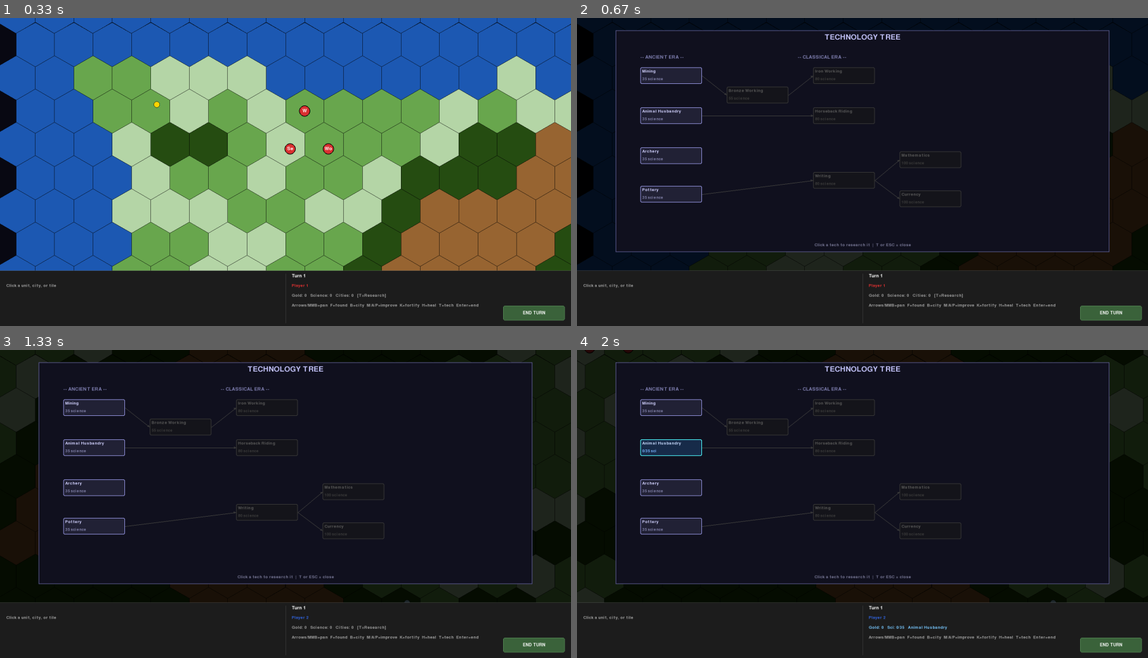
Above: before the commit, frames 1-4 (two rows, left to right).
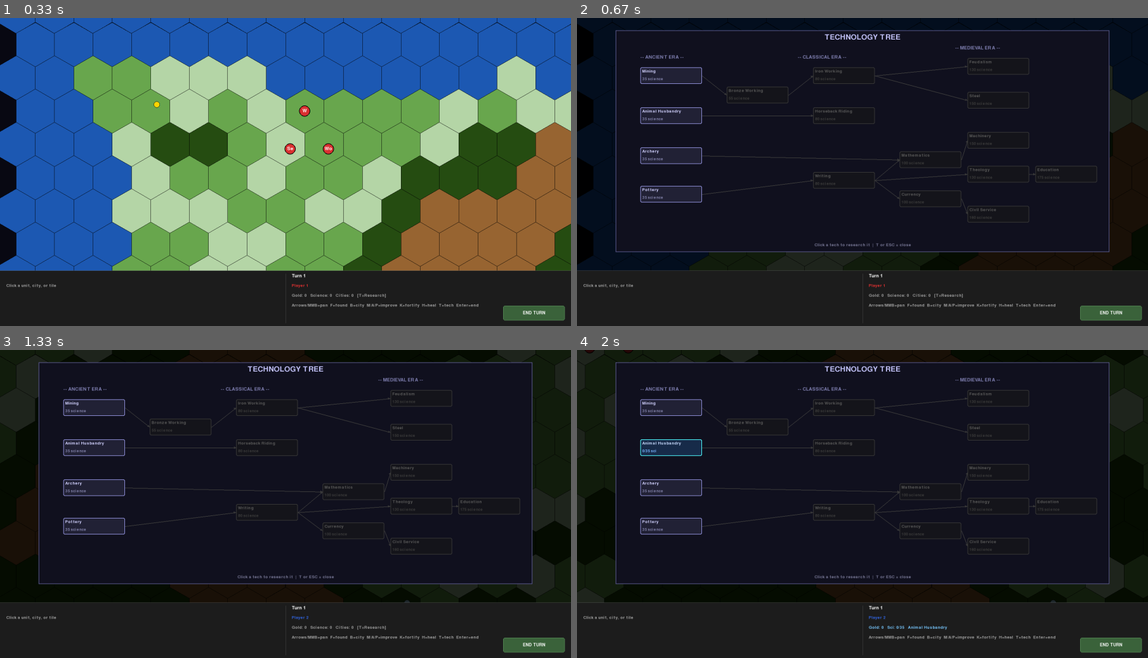
Above: after the commit, the same moments.

Repository: lorand77/civ_lite
Game: pygame game, started from civ_lite_py/main.py
Same seed, same stepped clock (60 frames per second), same inputs: the game is played once before the commit and once after it.
Inputs:
- Up to frame 1 (0.33 s): no input
- Up to frame 2 (0.67 s): tap T at 0.33 s
- Up to frame 3 (1.33 s): tap Enter at 0.67 s; click "Player 2" at 1.05 s
- Up to frame 4 (2 s): hold Right 1.33-1.8 s; click "Animal Husbandry" at 1.88 s

Frame 1 is identical in both runs. In frame 2, 0.6% of the frame differs, in the area x 21-92%, y 9-67%; in frame 3, 0.6%; in frame 4, 0.6%.

Commit message:
medieval era

Diff:
--- a/civ_lite_py/civ_game/data/buildings.py
+++ b/civ_lite_py/civ_game/data/buildings.py
@@ -24,4 +24,25 @@
         "name": "Forge", "prod_cost": 120, "requires_tech": "iron_working",
         "effects": {"prod_bonus_hills": 1}, "maintenance": 1,
     },
+    # Medieval Era
+    "castle": {
+        "name": "Castle", "prod_cost": 130, "requires_tech": "feudalism",
+        "effects": {"gold_per_turn": 1, "culture_per_turn": 3},
+        "maintenance": 2,
+    },
+    "cathedral": {
+        "name": "Cathedral", "prod_cost": 120, "requires_tech": "theology",
+        "effects": {"culture_per_turn": 4, "food_per_turn": 1},
+        "maintenance": 2,
+    },
+    "university": {
+        "name": "University", "prod_cost": 160, "requires_tech": "education",
+        "effects": {"science_per_turn": 4},
+        "maintenance": 2,
+    },
+    "bank": {
+        "name": "Bank", "prod_cost": 140, "requires_tech": "civil_service",
+        "effects": {"gold_per_turn": 3},
+        "maintenance": 0,
+    },
 }
--- a/civ_lite_py/civ_game/data/techs.py
+++ b/civ_lite_py/civ_game/data/techs.py
@@ -85,7 +85,7 @@
         "name": "Mathematics",
         "era": "classical",
         "science_cost": 100,
-        "prerequisites": ["writing"],
+        "prerequisites": ["writing", "archery"],
         "unlocks_units": ["catapult"],
         "unlocks_buildings": [],
         "unlocks_improvements": [],
@@ -101,4 +101,65 @@
         "unlocks_improvements": [],
         "reveals_resources": [],
     },
+    # Medieval Era
+    "feudalism": {
+        "name": "Feudalism",
+        "era": "medieval",
+        "science_cost": 130,
+        "prerequisites": ["iron_working"],
+        "unlocks_units": ["pikeman"],
+        "unlocks_buildings": ["castle"],
+        "unlocks_improvements": [],
+        "reveals_resources": [],
+    },
+    "steel": {
+        "name": "Steel",
+        "era": "medieval",
+        "science_cost": 150,
+        "prerequisites": ["iron_working"],
+        "unlocks_units": ["longswordsman", "knight"],
+        "unlocks_buildings": [],
+        "unlocks_improvements": [],
+        "reveals_resources": [],
+    },
+    "machinery": {
+        "name": "Machinery",
+        "era": "medieval",
+        "science_cost": 150,
+        "prerequisites": ["mathematics"],
+        "unlocks_units": ["crossbowman", "trebuchet"],
+        "unlocks_buildings": [],
+        "unlocks_improvements": [],
+        "reveals_resources": [],
+    },
+    "theology": {
+        "name": "Theology",
+        "era": "medieval",
+        "science_cost": 130,
+        "prerequisites": ["writing"],
+        "unlocks_units": [],
+        "unlocks_buildings": ["cathedral"],
+        "unlocks_improvements": [],
+        "reveals_resources": [],
+    },
+    "education": {
+        "name": "Education",
+        "era": "medieval",
+        "science_cost": 175,
+        "prerequisites": ["theology"],
+        "unlocks_units": [],
+        "unlocks_buildings": ["university"],
+        "unlocks_improvements": [],
+        "reveals_resources": [],
+    },
+    "civil_service": {
+        "name": "Civil Service",
+        "era": "medieval",
+        "science_cost": 160,
+        "prerequisites": ["currency"],
+        "unlocks_units": [],
+        "unlocks_buildings": ["bank"],
+        "unlocks_improvements": [],
+        "reveals_resources": [],
+    },
 }
--- a/civ_lite_py/civ_game/data/units.py
+++ b/civ_lite_py/civ_game/data/units.py
@@ -43,4 +43,34 @@
         "requires_tech": "mathematics", "requires_resource": None, "label": "Ca",
         "bonus_vs_city": 2.0,  # +200% attack vs cities
     },
+    # Medieval Era
+    "pikeman": {
+        "name": "Pikeman", "type": "melee",
+        "strength": 16, "moves": 2, "hp_max": 100, "prod_cost": 90,
+        "requires_tech": "feudalism", "requires_resource": None, "label": "Pi",
+        "bonus_vs": {"horseman": 1.5, "knight": 1.5},
+    },
+    "longswordsman": {
+        "name": "Longswordsman", "type": "melee",
+        "strength": 21, "moves": 2, "hp_max": 100, "prod_cost": 100,
+        "requires_tech": "steel", "requires_resource": "iron", "label": "Ls",
+    },
+    "knight": {
+        "name": "Knight", "type": "melee",
+        "strength": 20, "moves": 4, "hp_max": 100, "prod_cost": 120,
+        "requires_tech": "steel", "requires_resource": "horses", "label": "Kn",
+    },
+    "crossbowman": {
+        "name": "Crossbowman", "type": "ranged",
+        "strength": 12, "ranged_strength": 18, "range": 2,
+        "moves": 2, "hp_max": 100, "prod_cost": 90,
+        "requires_tech": "machinery", "requires_resource": None, "label": "Xb",
+    },
+    "trebuchet": {
+        "name": "Trebuchet", "type": "ranged",
+        "strength": 13, "ranged_strength": 14, "range": 2,
+        "moves": 2, "hp_max": 100, "prod_cost": 120,
+        "requires_tech": "machinery", "requires_resource": None, "label": "Tr",
+        "bonus_vs_city": 2.5,
+    },
 }
--- a/civ_lite_py/civ_game/ui/tech_screen.py
+++ b/civ_lite_py/civ_game/ui/tech_screen.py
@@ -18,6 +18,13 @@
     "writing":           (640, 460),
     "mathematics":       (920, 393),
     "currency":          (920, 520),
+    # Medieval Era
+    "feudalism":         (1140, 90),
+    "steel":             (1140, 200),
+    "machinery":         (1140, 330),
+    "theology":          (1140, 440),
+    "civil_service":     (1140, 570),
+    "education":         (1360, 440),
 }
 
 PLAYER_COLORS = [
@@ -79,6 +86,8 @@
                 (PANEL_X + 80, PANEL_Y + 80))
     screen.blit(_font(22).render("-- CLASSICAL ERA --", True, (130, 130, 180)),
                 (PANEL_X + 590, PANEL_Y + 80))
+    screen.blit(_font(22).render("-- MEDIEVAL ERA --", True, (130, 130, 180)),
+                (PANEL_X + 1100, PANEL_Y + 50))
 
     # Draw prerequisite connection lines
     for tech_key, defn in TECH_DEFS.items():
